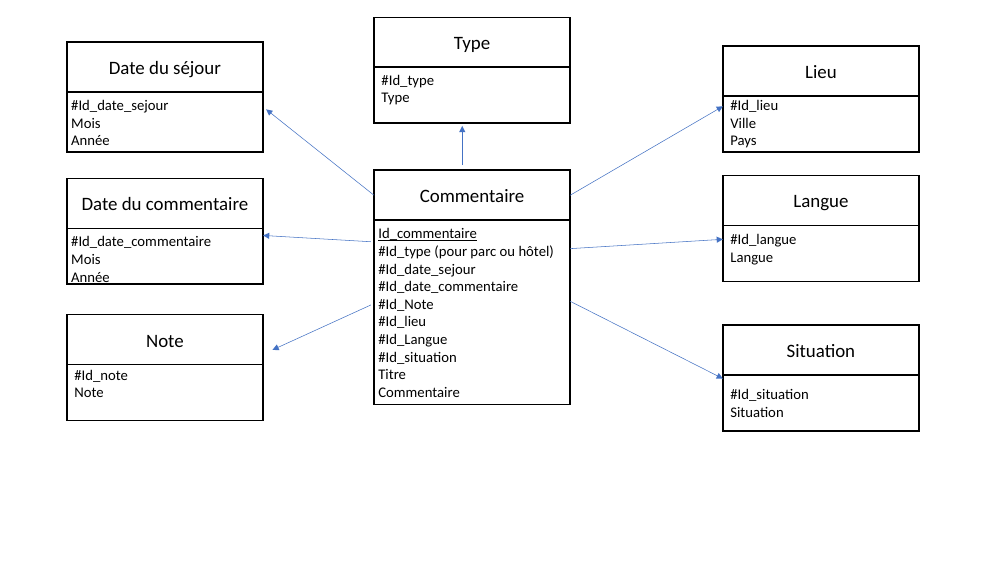
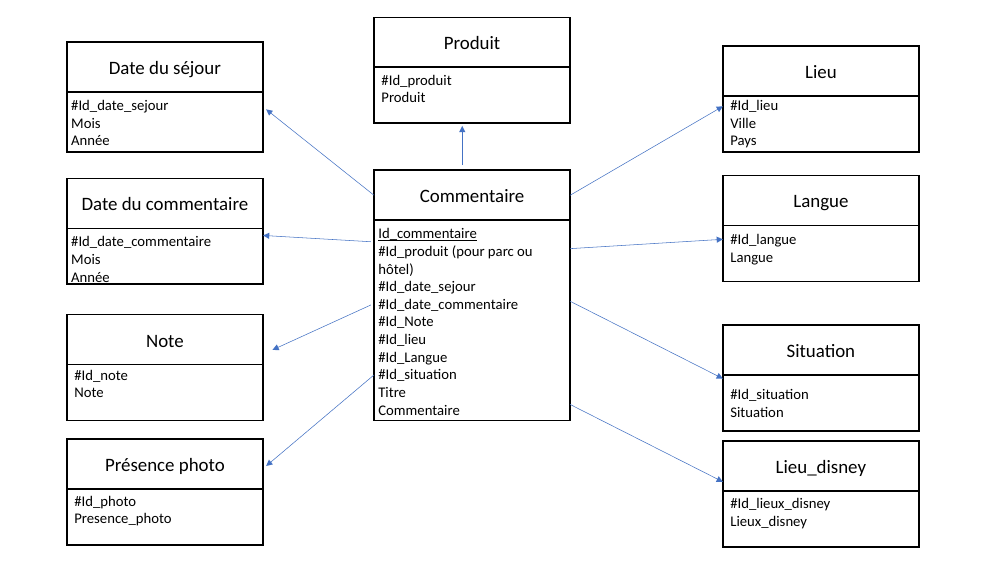
Before and after one commit to AntoGrd/Text-Mining-for-Disneyland, a slide deck: slide 2 of bdd.pptx. Drawn at 1008x567 pixels with LibreOffice and Linux fonts; fonts in the diff are those of the drawing. Boxes give left, top, right and bottom in pixels: in the first picture for what was removed or moved away, otherwise in the second. Text is boxed around its words. In the diff, an @@ line names an element or a change of style, - is before the commit and + after.

```diff
--- a/bdd.pptx
+++ b/bdd.pptx
@@ text in rectangle at (444,36,500,49): text changed @@
-Type
+Produit
@@ text at (381,74,451,102): text changed @@
-#Id_type
-Type
+#Id_produit
+Produit
@@ rectangle: place and size @@
-rectangle at (374,220,570,405)
+rectangle at (374,220,570,420)
@@ text at (378,245,532,276): text changed @@
-#Id_type (pour parc ou hôtel)
+#Id_produit (pour parc ou hôtel)
@@ arrow added from (374, 375) to (266, 466), #4472C4 0.5 pt @@
@@ arrow added from (570, 405) to (723, 482), #4472C4 0.5 pt @@
@@ rectangle added at (67,439,263,489), outline #000000 1.5 pt, 18 pt, text #000000 @@
+Présence photo
@@ rectangle added at (723,441,919,491), outline #000000 1.5 pt, 18 pt, text #000000 @@
+Lieu_disney
@@ rectangle added at (67,489,263,545), outline #000000 1.5 pt @@
@@ text added at (74,495,171,526), 14 pt, text #000000 @@
+#Id_photo
+Presence_photo
@@ rectangle added at (723,492,919,547), outline #000000 1.5 pt @@
@@ text added at (730,497,830,529), 14 pt, text #000000 @@
+#Id_lieux_disney
+Lieux_disney
```
